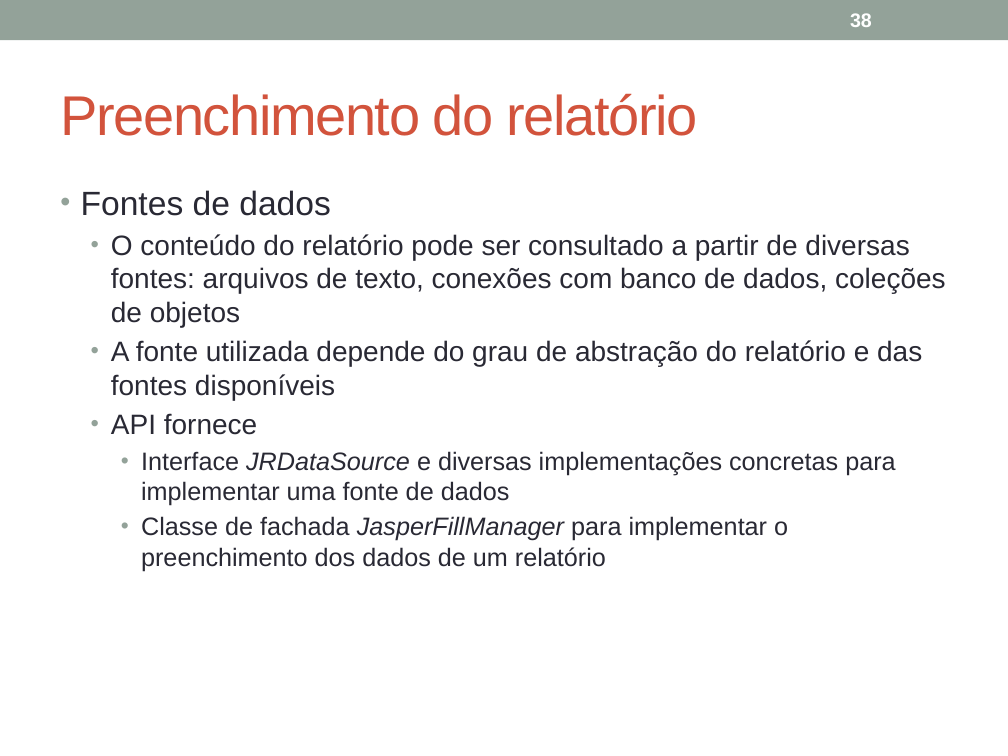
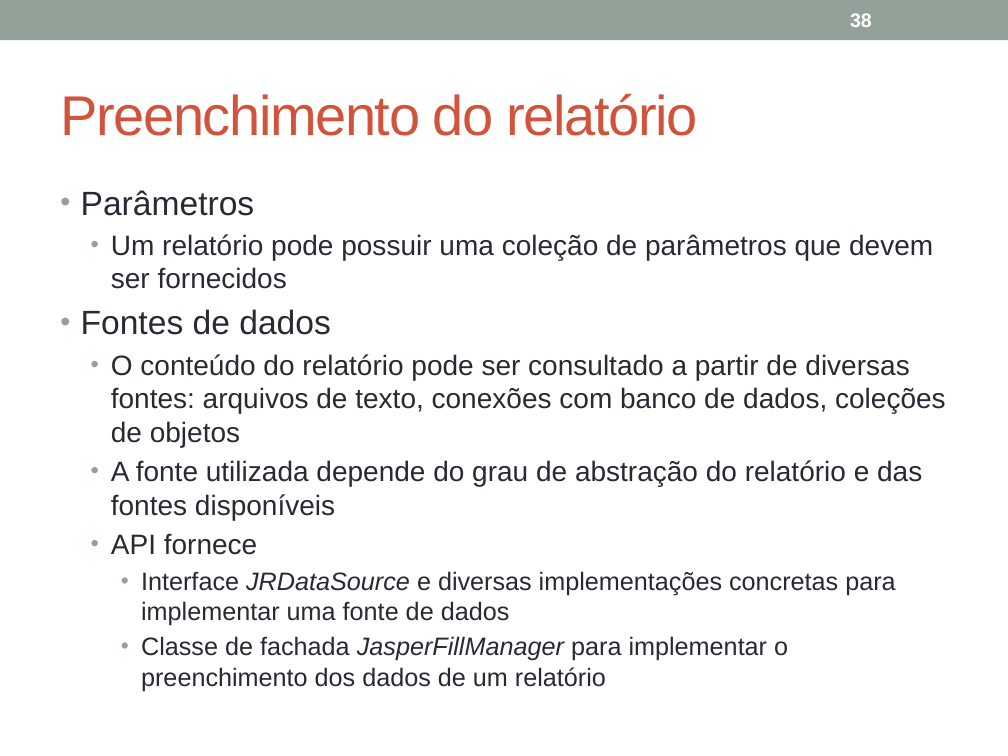
Before and after one commit to julioapm/WebJavaEESpringJasper, a slide deck: slide 38 of Material/JavaEE_Jasper.pptx. Drawn at 1008x756 pixels with LibreOffice and Linux fonts; fonts in the diff are those of the drawing. Boxes give left, top, right and bottom in pixels: in the first picture for what was removed or moved away, otherwise in the second. Text is boxed around its words. In the diff, an @@ line names an element or a change of style, - is before the commit and + after.

```diff
--- a/Material/JavaEE_Jasper.pptx
+++ b/Material/JavaEE_Jasper.pptx
@@ text at (x1=81, y1=190, x2=933, y2=289): paragraphs added @@
+• Parâmetros
+  • Um relatório pode possuir uma coleção de parâmetros que devem ser fornecidos
```
Also in this commit, not shown: 1 other slide changed, 2 slides added, 11 other files.
